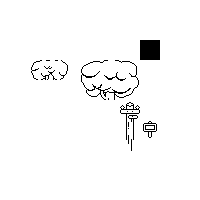
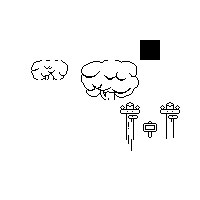
Two versions of the same layered image (w=200, h=200). Layer-by-layer changes:
added layer "Layer 31" above "Layer 30" over <box>160,102,180,139</box>
